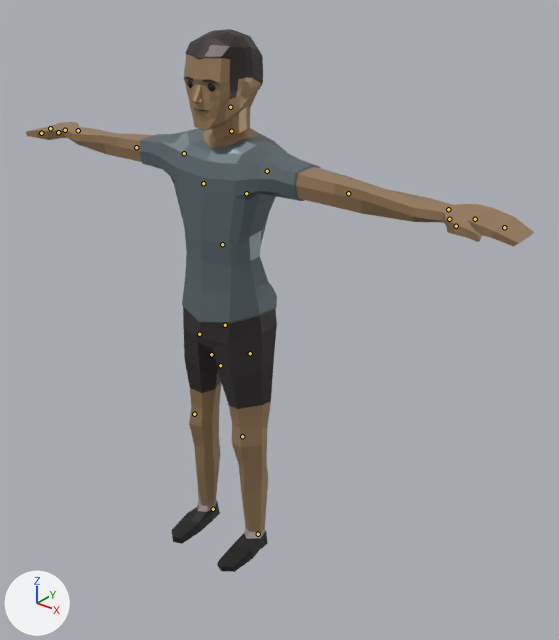
The glTF model game/assets/models/player.glb, before and after one commit.
The view is the same before and after, from a camera (50 mm lens) standing at (4.31, -4.62, 5.44) and looking at (0.36, 0.32, 2.38). The lights are fixed; the arrows at lower left show +X, +Y and +Z. The first picture is the older version. The bones that change, and the others that lie on the model, are drawn over the model as lines.

The first picture shows 'BaseHuman'.
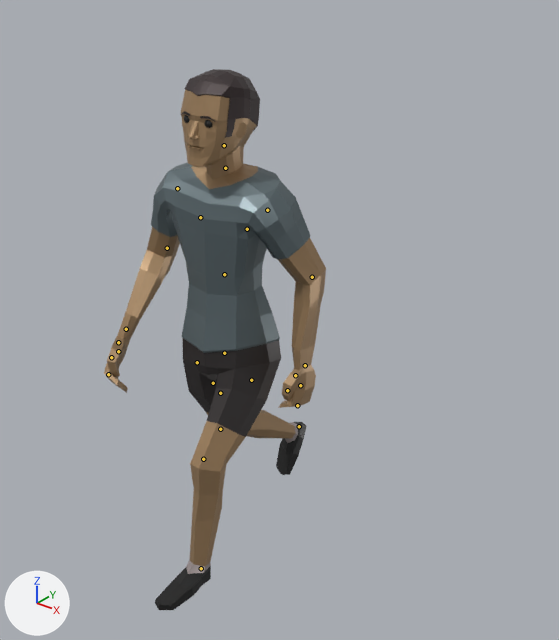
The newer file adds an action. The first version stands in its rest pose; the second is drawn at frame 17 of the action 'HumanArmature|Man_WalkBack'.

Pixel boxes [x1, y1, x2, y2] of what changed, in the pictures (559 x 640 px):
'BaseHuman', posed (56% narrower): before [26, 29, 535, 572]; after [104, 69, 326, 610]
bone 'Body', root to tip: before (211, 354) to (211, 352); after (213, 383) to (213, 381)
bone 'Abdomen', root to tip: before (225, 325) to (225, 324); after (224, 353) to (224, 352)
bone 'Torso', root to tip: before (222, 244) to (222, 243); after (224, 274) to (224, 273)
bone 'Head', root to tip: before (230, 107) to (230, 106); after (224, 145) to (224, 145)
bone 'UpperArm.L', root to tip: before (267, 171) to (268, 171); after (267, 210) to (268, 210)
bone 'LowerArm.L', root to tip: before (348, 193) to (349, 194); after (312, 277) to (312, 278)
bone 'Palm.L', root to tip: before (448, 209) to (449, 210); after (305, 365) to (305, 366)
bone 'Fingers.L', root to tip: before (504, 227) to (505, 228); after (297, 405) to (296, 405)
bone 'Thumb1.L', root to tip: before (449, 219) to (450, 219); after (295, 375) to (295, 376)
bone 'Thumb2.L', root to tip: before (456, 226) to (457, 226); after (287, 390) to (287, 391)
bone 'UpperArm.R', root to tip: before (184, 153) to (183, 153); after (177, 188) to (177, 189)
bone 'LowerArm.R', root to tip: before (136, 147) to (135, 147); after (167, 248) to (166, 249)
bone 'Fingers.R', root to tip: before (50, 128) to (50, 128); after (108, 374) to (109, 375)
bone 'Thumb1.R', root to tip: before (58, 132) to (57, 132); after (118, 342) to (118, 343)
bone 'Thumb2.R', root to tip: before (41, 133) to (41, 133); after (111, 357) to (111, 358)
bone 'UpperLeg.L', root to tip: before (250, 353) to (250, 354); after (251, 380) to (251, 381)
bone 'LowerLeg.L', root to tip: before (242, 436) to (243, 437); after (203, 459) to (203, 460)
bone 'UpperLeg.R', root to tip: before (199, 334) to (199, 335); after (197, 362) to (197, 363)
bone 'LowerLeg.R', root to tip: before (194, 414) to (194, 415); after (220, 429) to (221, 429)
bone 'Foot.L', root to tip: before (258, 534) to (256, 535); after (201, 568) to (199, 569)
bone 'Foot.R', root to tip: before (213, 509) to (212, 510); after (299, 426) to (298, 428)

What the commit changed:
Bone 'Body' (bone_body) moves from (0.0, 0.0, 0.0) to (0.0, -0.00295, -5e-05).
Bone 'Body' (bone_body) turns from (0, 0, 0) to (-1, 7, 0) degrees about its own x, y and z.
Bone 'Abdomen' (bone_abdomen) turns from (0, 0, 0) to (-2, 0, 0) degrees about its own x, y and z.
Bone 'Torso' (bone_torso) turns from (0, 0, 0) to (11, 0, -2) degrees about its own x, y and z.
Bone 'Head' (bone_head) turns from (0, 0, 0) to (-13, -5, 1) degrees about its own x, y and z.
Bone 'UpperArm.L' (bone_upperarm_l) turns from (0, 0, 0) to (-66, 24, -11) degrees about its own x, y and z.
Bone 'LowerArm.L' (bone_lowerarm_l) turns from (0, 0, 0) to (-17, -23, -26) degrees about its own x, y and z.
Bone 'Palm.L' (bone_palm_l) turns from (0, 0, 0) to (2, 1, 0) degrees about its own x, y and z.
Bone 'Fingers.L' (bone_fingers_l) turns from (0, 0, 0) to (-70, -1, -11) degrees about its own x, y and z.
Bone 'Thumb1.L' (bone_thumb1_l) moves from (0.0, 0.0, 0.0) to (0.00023, -0.00027, -4e-05).
Bone 'Thumb1.L' (bone_thumb1_l) turns from (0, 0, 0) to (-7, -16, -29) degrees about its own x, y and z.
Bone 'Thumb2.L' (bone_thumb2_l) turns from (0, 0, 0) to (9, -6, 18) degrees about its own x, y and z.
Bone 'UpperArm.R' (bone_upperarm_r) turns from (0, 0, 0) to (-66, -6, 7) degrees about its own x, y and z.
Bone 'LowerArm.R' (bone_lowerarm_r) turns from (0, 0, 0) to (-9, 10, 43) degrees about its own x, y and z.
Bone 'Fingers.R' (bone_fingers_r) turns from (0, 0, 0) to (-63, 1, 5) degrees about its own x, y and z.
Bone 'Thumb1.R' (bone_thumb1_r) moves from (0.0, 0.0, 0.0) to (0.00015, -1e-05, 0.00016).
Bone 'Thumb1.R' (bone_thumb1_r) turns from (0, 0, 0) to (26, -13, 7) degrees about its own x, y and z.
Bone 'Thumb2.R' (bone_thumb2_r) turns from (0, 0, 0) to (-28, 4, 8) degrees about its own x, y and z.
Bone 'UpperLeg.L' (bone_upperleg_l) turns from (0, 0, 0) to (-42, 4, 4) degrees about its own x, y and z.
Bone 'LowerLeg.L' (bone_lowerleg_l) turns from (0, 0, 0) to (34, 0, 0) degrees about its own x, y and z.
Bone 'UpperLeg.R' (bone_upperleg_r) turns from (0, 0, 0) to (21, 10, -5) degrees about its own x, y and z.
Bone 'LowerLeg.R' (bone_lowerleg_r) turns from (0, 0, 0) to (35, 0, 0) degrees about its own x, y and z.
Bone 'Foot.L' (bone_foot_l) moves from (0.0, 0.0, 0.0) to (0.00116, 0.00711, 0.00023).
Bone 'Foot.R' (bone_foot_r) moves from (0.0, 0.0, 0.0) to (-0.00179, -0.01266, 0.00421).
Bone 'Foot.R' (bone_foot_r) turns from (0, 0, 0) to (-56, 0, 0) degrees about its own x, y and z.
